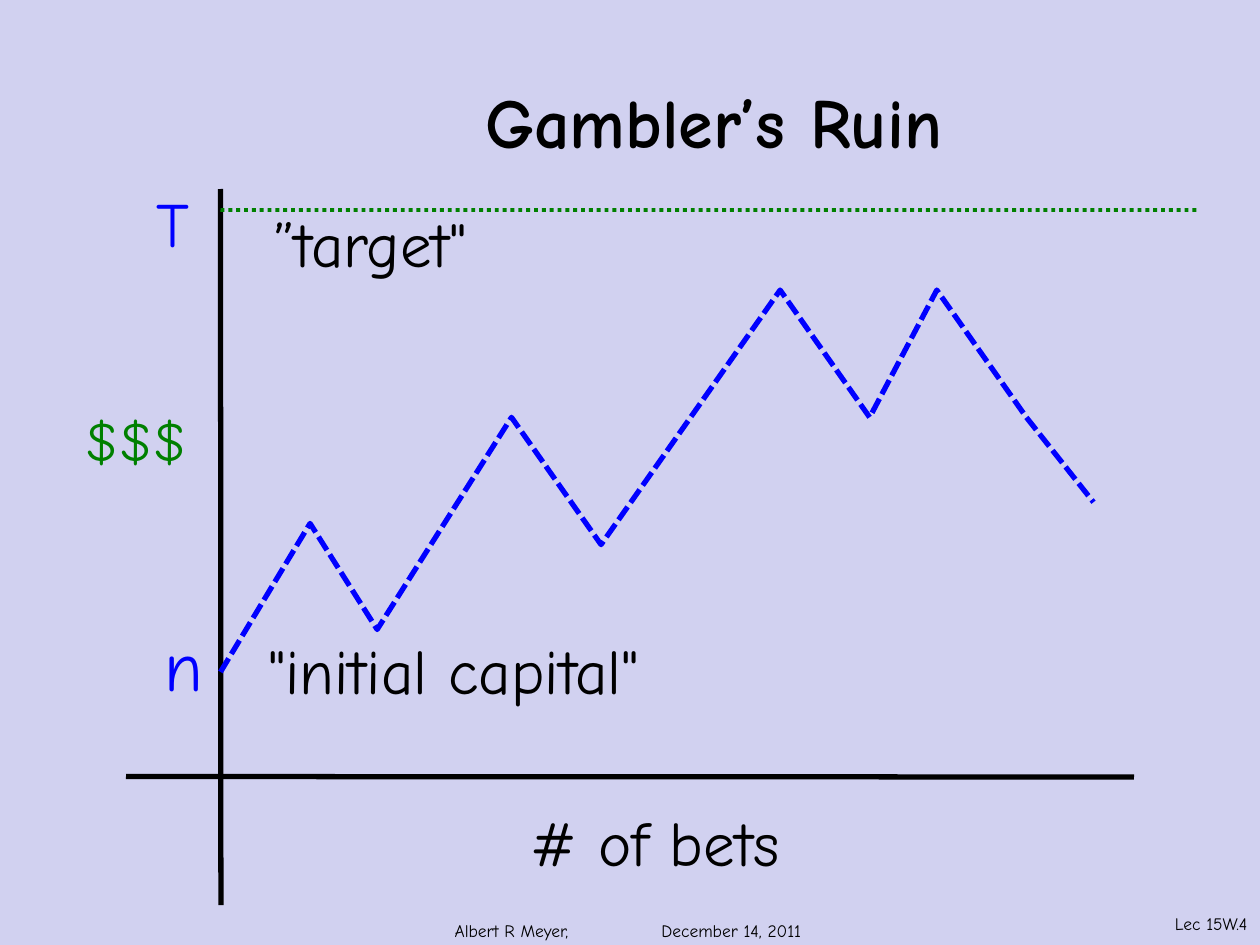
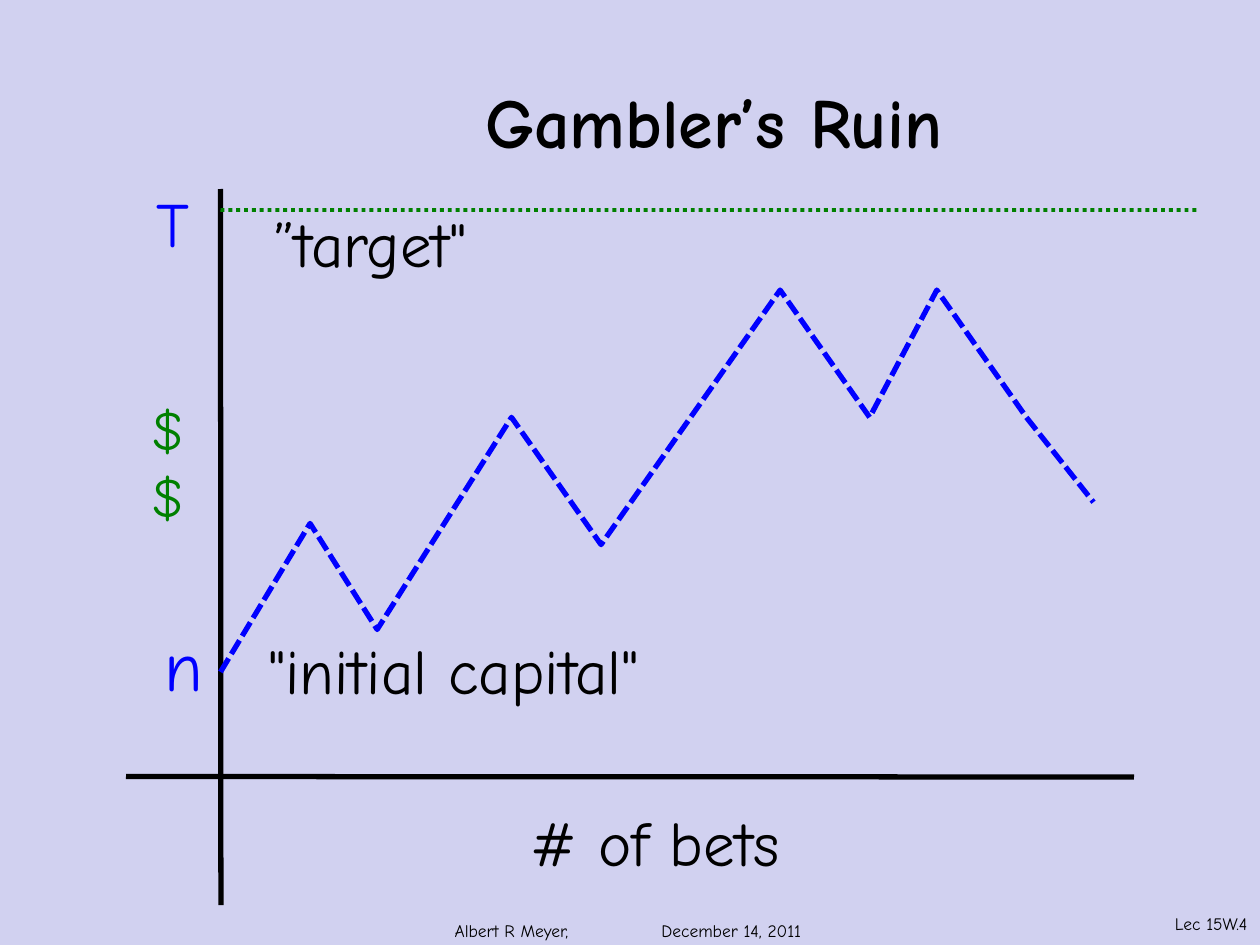
Before and after one commit to armeyer/mcs_web, a slide deck: slide 4 of fall11/slidesF11/slides15w.pptx. Drawn at 1260x945 pixels with LibreOffice and Linux fonts; fonts in the diff are those of the drawing; background and template pictures are left out. Boxes give left, top, right and bottom in pixels: in the first picture for what was removed or moved away, otherwise in the second. Text is boxed around its words. In the diff, an @@ line names an element or a change of style, - is before the commit and + after.

```diff
--- a/fall11/slidesF11/slides15w.pptx
+++ b/fall11/slidesF11/slides15w.pptx
@@ text at [84, 388, 252, 537]: text changed @@
-$$$
+$
+$
```
Also in this commit, not shown: 12 other slides changed.
